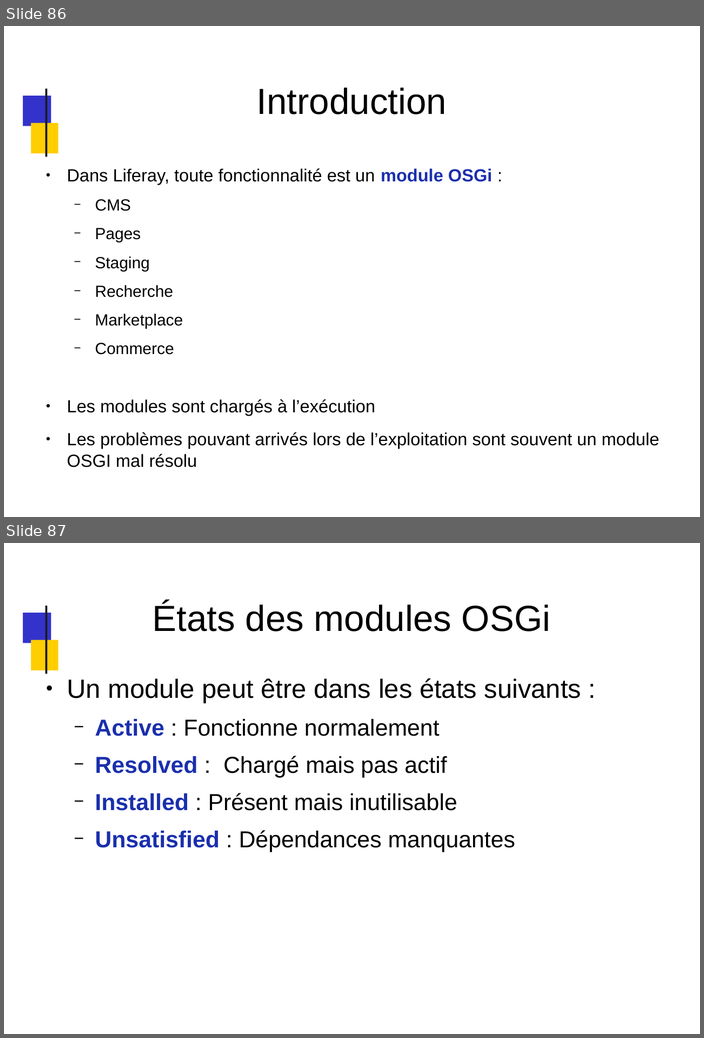
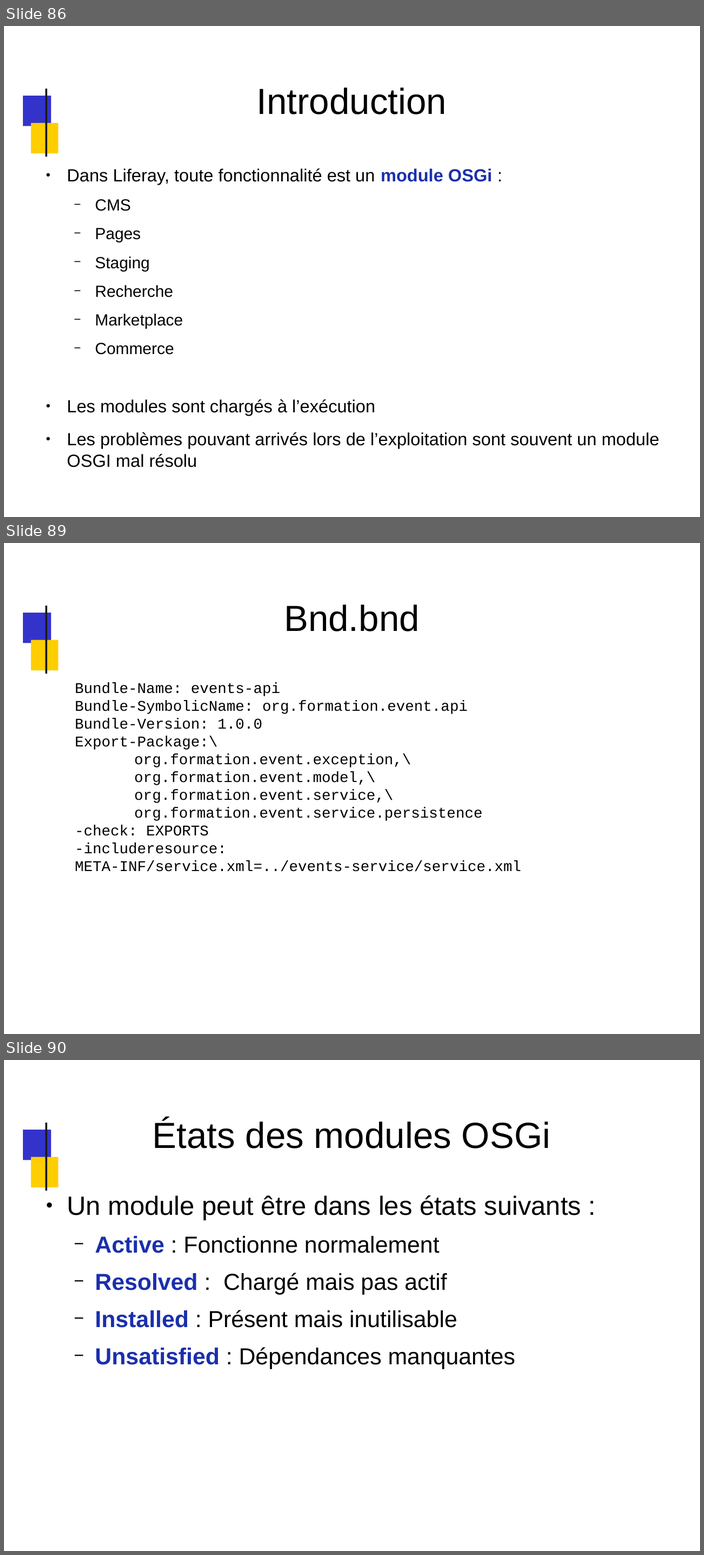
Before and after one commit to dthibau/liferay, a slide deck: Lrd7.pptx. Shown one above the other, each under a label of ours: slides 86 and 87 before the commit, slides 86, 89 and 90 after it; the slides between them are not shown. The pictures are 704x1038 and 704x1555 pixels, drawn with LibreOffice and Linux fonts; fonts in the diff are those of the drawing; background and template pictures are left out. Boxes give left, top, right and bottom in pixels: in the first picture for what was removed or moved away, otherwise in the second. Text is boxed around its words. In the diff, an @@ line names an element or a change of style, - is before the commit and + after.

```diff
--- a/Lrd7.pptx
+++ b/Lrd7.pptx
@@ slide 89 added at bbox=[4, 543, 700, 1034], background #FFFFFF; not listed: 3 template elements that a slide beside it also shows @@
@@ title added at bbox=[284, 605, 419, 632], 44 pt, text #000000 @@
+Bnd.bnd
@@ text added at bbox=[75, 683, 521, 872], 18 pt, text #000000 @@
+Bundle-Name: events-api
+Bundle-SymbolicName: org.formation.event.api
+Bundle-Version: 1.0.0
+Export-Package:\
+org.formation.event.exception,\
+org.formation.event.model,\
+org.formation.event.service,\
+org.formation.event.service.persistence
+-check: EXPORTS
+-includeresource: META-INF/service.xml=../events-service/service.xml
@@ what was slide 87 is now slide 90 @@
```
Also in this commit, not shown: 43 slides changed, 2 other slides added, 3 other files.
